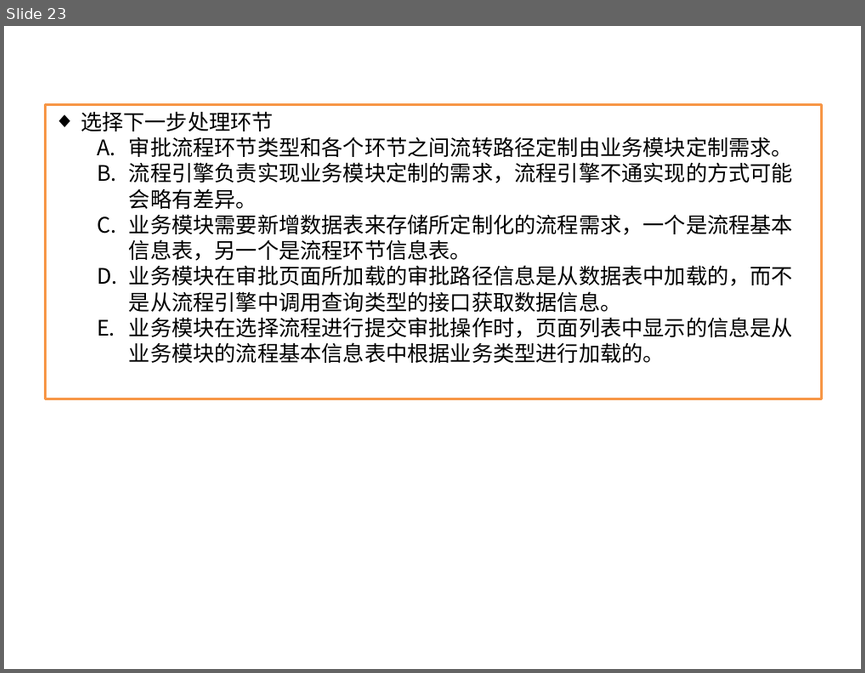
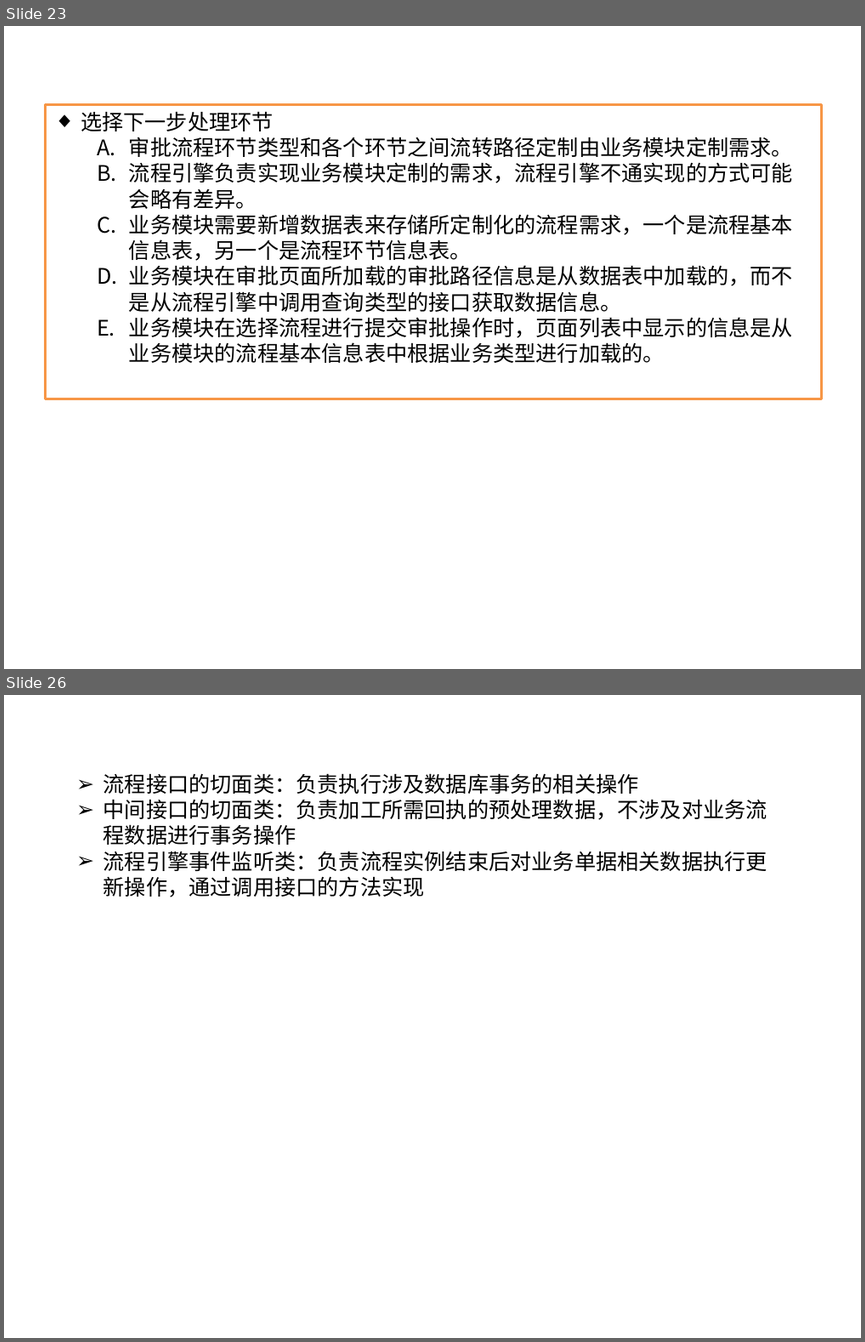
Before and after one commit to songzxDev/helloworld, a slide deck: WebContent/docs/BPM前期项目准备_20171026.pptx. Shown one above the other, each under a label of ours: slide 23 before the commit, slides 23 and 26 after it; the slides between them are not shown. The pictures are 865x673 and 865x1342 pixels, drawn with LibreOffice and Linux fonts; fonts in the diff are those of the drawing. Boxes give left, top, right and bottom in pixels: in the first picture for what was removed or moved away, otherwise in the second. Text is boxed around its words. In the diff, an @@ line names an element or a change of style, - is before the commit and + after.

Commit message:
文档更新

```diff
--- a/WebContent/docs/BPM前期项目准备_20171026.pptx
+++ b/WebContent/docs/BPM前期项目准备_20171026.pptx
@@ slide 26 added at [4, 695, 861, 1338], background #FFFFFF @@
@@ text added at [103, 773, 767, 897], 18 pt, text #000000 @@
+➢ 流程接口的切面类：负责执行涉及数据库事务的相关操作
+➢ 中间接口的切面类：负责加工所需回执的预处理数据，不涉及对业务流程数据进行事务操作
+➢ 流程引擎事件监听类：负责流程实例结束后对业务单据相关数据执行更新操作，通过调用接口的方法实现
```
Also in this commit, not shown: 2 other slides added, 1 other file.
